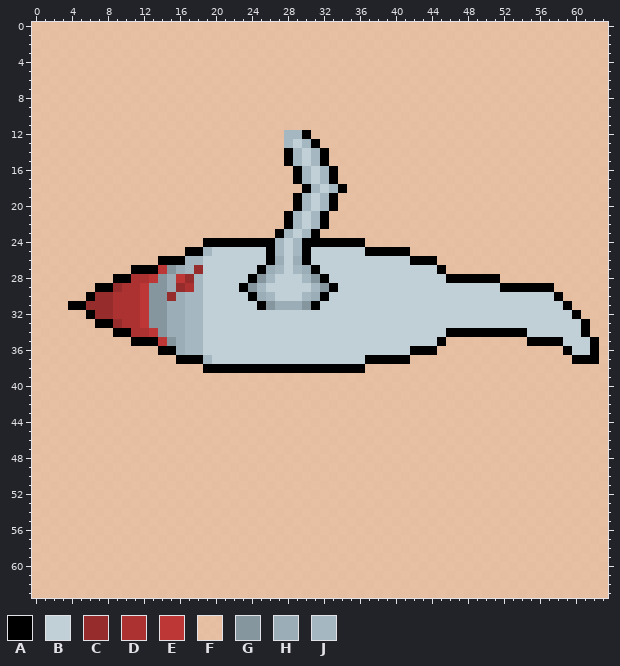
Pixel-art file, stored at Art Archive/Project Files/3_Divebomber Bat/divebomber_bat-default.aseprite. Above: the version before the commit.
64x64 pixels, 1 frame.
Visible layers, top first: "Group 1/arm", "body/base", "body/eye", "body/basecolor", "misc/bg2" opacity 84%.
Palette (. is transparent): A #000000  B #c1cfd6  C #962c2c  D #ac3232  E #bd3737  F #eec39ad6  G #86969e  H #9badb7  J #a5b8c2
Pixels before (only the part around the change), first column x 0:
 0 FFFFFFFFFFFFFFFFFFFFFFFFFFFFFFFFFFFFFFFFFFFFFFFFFFFFFFFFFFFFFFFF
 1 FFFFFFFFFFFFFFFFFFFFFFFFFFFFFFFFFFFFFFFFFFFFFFFFFFFFFFFFFFFFFFFF
 2 FFFFFFFFFFFFFFFFFFFFFFFFFFFFFFFFFFFFFFFFFFFFFFFFFFFFFFFFFFFFFFFF
 3 FFFFFFFFFFFFFFFFFFFFFFFFFFFFFFFFFFFFFFFFFFFFFFFFFFFFFFFFFFFFFFFF
 4 FFFFFFFFFFFFFFFFFFFFFFFFFFFFFFFFFFFFFFFFFFFFFFFFFFFFFFFFFFFFFFFF
 5 FFFFFFFFFFFFFFFFFFFFFFFFFFFFFFFFFFFFFFFFFFFFFFFFFFFFFFFFFFFFFFFF
 6 FFFFFFFFFFFFFFFFFFFFFFFFFFFFFFFFFFFFFFFFFFFFFFFFFFFFFFFFFFFFFFFF
 7 FFFFFFFFFFFFFFFFFFFFFFFFFFFFFFFFFFFFFFFFFFFFFFFFFFFFFFFFFFFFFFFF
 8 FFFFFFFFFFFFFFFFFFFFFFFFFFFFFFFFFFFFFFFFFFFFFFFFFFFFFFFFFFFFFFFF
 9 FFFFFFFFFFFFFFFFFFFFFFFFFFFFFFFFFFFFFFFFFFFFFFFFFFFFFFFFFFFFFFFF
10 FFFFFFFFFFFFFFFFFFFFFFFFFFFFFFFFFFFFFFFFFFFFFFFFFFFFFFFFFFFFFFFF
11 FFFFFFFFFFFFFFFFFFFFFFFFFFFFFFFFFFFFFFFFFFFFFFFFFFFFFFFFFFFFFFFF
12 FFFFFFFFFFFFFFFFFFFFFFFFFFFFJJAFFFFFFFFFFFFFFFFFFFFFFFFFFFFFFFFF
13 FFFFFFFFFFFFFFFFFFFFFFFFFFFFJBJAFFFFFFFFFFFFFFFFFFFFFFFFFFFFFFFF
14 FFFFFFFFFFFFFFFFFFFFFFFFFFFFAJBJAFFFFFFFFFFFFFFFFFFFFFFFFFFFFFFF
15 FFFFFFFFFFFFFFFFFFFFFFFFFFFFAJBJAFFFFFFFFFFFFFFFFFFFFFFFFFFFFFFF
16 FFFFFFFFFFFFFFFFFFFFFFFFFFFFFAJBJAFFFFFFFFFFFFFFFFFFFFFFFFFFFFFF
17 FFFFFFFFFFFFFFFFFFFFFFFFFFFFFAJBJAFFFFFFFFFFFFFFFFFFFFFFFFFFFFFF
18 FFFFFFFFFFFFFFFFFFFFFFFFFFFFFFAJBJAFFFFFFFFFFFFFFFFFFFFFFFFFFFFF
19 FFFFFFFFFFFFFFFFFFFFFFFFFFFFFAJBJAFFFFFFFFFFFFFFFFFFFFFFFFFFFFFF
20 FFFFFFFFFFFFFFFFFFFFFFFFFFFFFAJBJAFFFFFFFFFFFFFFFFFFFFFFFFFFFFFF
21 FFFFFFFFFFFFFFFFFFFFFFFFFFFFAJBJAFFFFFFFFFFFFFFFFFFFFFFFFFFFFFFF
22 FFFFFFFFFFFFFFFFFFFFFFFFFFFFAJBJAFFFFFFFFFFFFFFFFFFFFFFFFFFFFFFF
23 FFFFFFFFFFFFFFFFFFFFFFFFFFFAJBJAFFFFFFFFFFFFFFFFFFFFFFFFFFFFFFFF
24 FFFFFFFFFFFFFFFFFFFAAAAAAAAJBJAAAAAAAFFFFFFFFFFFFFFFFFFFFFFFFFFF
25 FFFFFFFFFFFFFFFFFAAJBBBBBBAJBJABBBBBBAAAAAFFFFFFFFFFFFFFFFFFFFFF
26 FFFFFFFFFFFFFFAAAJJBBBBBBBAHBHABBBBBBBBBBBAAAFFFFFFFFFFFFFFFFFFF
27 FFFFFFFFFFFAAAEGHJCBBBBBBAHJBJHABBBBBBBBBBBBBAFFFFFFFFFFFFFFFFFF
28 FFFFFFFFFAADDEGHECJBBBBBAGJBBBJGABBBBBBBBBBBBBAAAAAAFFFFFFFFFFFF
29 FFFFFFFAACDDEGGHCDJBBBBAGJBBBBBJGABBBBBBBBBBBBBBBBBBAAAAAAFFFFFF
30 FFFFFFACCDDDEGGCHJJBBBBBAHJBBBJHABBBBBBBBBBBBBBBBBBBBBBBBBAFFFFF
31 FFFFAACCCDDDEGGHHJJBBBBBBAGHHHGABBBBBBBBBBBBBBBBBBBBBBBBBBBAFFFF
32 FFFFFFACCDDDEGGHHJJBBBBBBBBBBBBBBBBBBBBBBBBBBBBBBBBBBBBBBBBBAFFF
33 FFFFFFFAACDDEGGHHJJBBBBBBBBBBBBBBBBBBBBBBBBBBBBBBBBBBBBBBBBBBAFF
34 FFFFFFFFFAADDEGHHJJBBBBBBBBBBBBBBBBBBBBBBBBBBBAAAAAAAAABBBBBBAFF
35 FFFFFFFFFFFAAAEGHJJBBBBBBBBBBBBBBBBBBBBBBBBBBAFFFFFFFFFAAAABBBAF
36 FFFFFFFFFFFFFFAAHJJBBBBBBBBBBBBBBBBBBBBBBBAAAFFFFFFFFFFFFFFABBAF
37 FFFFFFFFFFFFFFFFAAAJBBBBBBBBBBBBBBBBBAAAAAFFFFFFFFFFFFFFFFFFAAAF
38 FFFFFFFFFFFFFFFFFFFAAAAAAAAAAAAAAAAAAFFFFFFFFFFFFFFFFFFFFFFFFFFF
39 FFFFFFFFFFFFFFFFFFFFFFFFFFFFFFFFFFFFFFFFFFFFFFFFFFFFFFFFFFFFFFFF
40 FFFFFFFFFFFFFFFFFFFFFFFFFFFFFFFFFFFFFFFFFFFFFFFFFFFFFFFFFFFFFFFF
41 FFFFFFFFFFFFFFFFFFFFFFFFFFFFFFFFFFFFFFFFFFFFFFFFFFFFFFFFFFFFFFFF
Now the later version:
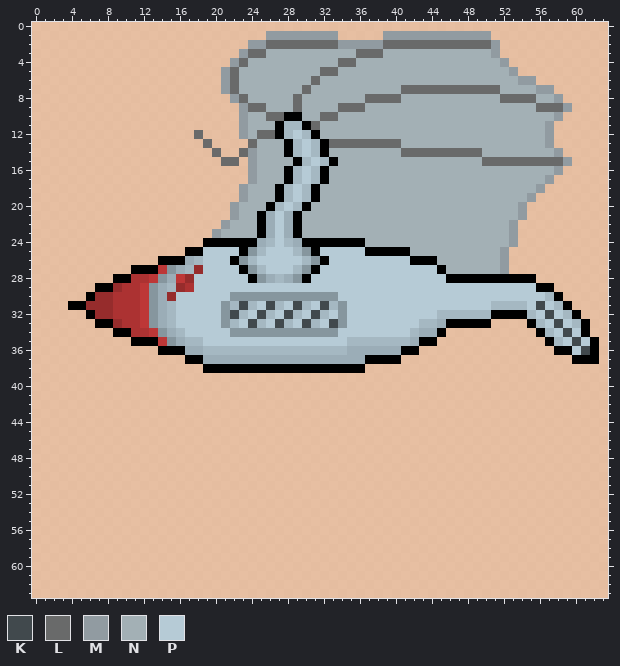
Colours new in this view: K #41494d  L #696a6a  M #919ba1  N #a3b0b5  P #b6cbd6
Commit message: Update divebomber_bat-default.aseprite revised some aspects of the shaded bits, added vent to chassis and blade/claw detail to leg
The exact change:
layer "body/vent" added
layer "body/blades" added
layer "wingzone/wing" added
layer "wingzone/arm" added
layer "wingzone/fingies" added
layer "Group 1/arm" removed
y 1: x 26..33 FFFFFFFF -> MMMMMMMM; x 39..50 FFFFFFFFFFFF -> MMMMMMMMMMMM
y 2: x 24..51 FFFFFFFFFFFFFFFFFFFFFFFFFFFF -> MMLLLLLLLLMMMMMLLLLLLLLLLLLM
y 3: x 23..51 FFFFFFFFFFFFFFFFFFFFFFFFFFFFF -> MLLNNNNNNNNNNLLLNNNNNNNNNNNNM
y 4: x 22..52 FFFFFFFFFFFFFFFFFFFFFFFFFFFFFFF -> MLNNNNNNNNNNLLNNNNNNNNNNNNNNNNM
y 5: x 21..53 FFFFFFFFFFFFFFFFFFFFFFFFFFFFFFFFF -> MLNNNNNNNNNLLNNNNNNNNNNNNNNNNNNNM
y 6: x 21..55 FFFFFFFFFFFFFFFFFFFFFFFFFFFFFFFFFFF -> MLNNNNNNNNLNNNNNNNNNNNNNNNNNNNNNNMM
y 7: x 21..57 FFFFFFFFFFFFFFFFFFFFFFFFFFFFFFFFFFFFF -> MLNNNNNNNLNNNNNNNNNNLLLLLLLLLLLNNNNMM
y 8: x 22..58 FFFFFFFFFFFFFFFFFFFFFFFFFFFFFFFFFFFFF -> MLNNNNNLNNNNNNNLLLLNNNNNNNNNNNLLLLNNM
y 9: x 23..59 FFFFFFFFFFFFFFFFFFFFFFFFFFFFFFFFFFFFF -> MLLNNNLNNNNLLLNNNNNNNNNNNNNNNNNNNLLLM
y 10: x 23..58 FFFFFFFFFFFFFFFFFFFFFFFFFFFFFFFFFFFF -> MNNLLAANNLLNNNNNNNNNNNNNNNNNNNNNNNNM
y 11: x 23..57 FFFFFFFFFFFFFFFFFFFFFFFFFFFFFFFFFFF -> MNNNAJJALNNNNNNNNNNNNNNNNNNNNNNNNNM
y 12: x 18 F -> L; x 23..27 FFFFF -> MNLLA; x 29..57 JAFFFFFFFFFFFFFFFFFFFFFFFFFFF -> PJANNNNNNNNNNNNNNNNNNNNNNNNNM
y 13: x 19 F -> L; x 24..57 FFFFJBJAFFFFFFFFFFFFFFFFFFFFFFFFFF -> LNNNAJPJALLLLLLLLNNNNNNNNNNNNNNNNM
y 14: x 20 F -> L; x 23..27 FFFFF -> LMNNN; x 30 B -> P; x 33..58 FFFFFFFFFFFFFFFFFFFFFFFFFF -> NNNNNNNNLLLLLLLLLNNNNNNNNM
y 15: x 21..22 FF -> LL; x 24..59 FFFFAJBJAFFFFFFFFFFFFFFFFFFFFFFFFFFF -> MNNNNAJPJANNNNNNNNNNNNNNNNLLLLLLLLLM
y 16: x 24..58 FFFFFAJBJAFFFFFFFFFFFFFFFFFFFFFFFFF -> MNNNAJPJANNNNNNNNNNNNNNNNNNNNNNNNNM
y 17: x 24..57 FFFFFAJBJAFFFFFFFFFFFFFFFFFFFFFFFF -> MNNNAJPJANNNNNNNNNNNNNNNNNNNNNNNNM
y 18: x 23..56 FFFFFFFAJBJAFFFFFFFFFFFFFFFFFFFFFF -> MNNNAJPJANNNNNNNNNNNNNNNNNNNNNNNNM
y 19: x 23..29 FFFFFFA -> MNNNAJP; x 31..55 BJAFFFFFFFFFFFFFFFFFFFFFF -> ANNNNNNNNNNNNNNNNNNNNNNNM
y 20: x 22..54 FFFFFFFAJBJAFFFFFFFFFFFFFFFFFFFFF -> MNNNAJPJANNNNNNNNNNNNNNNNNNNNNNNM
y 21: x 22..54 FFFFFFAJBJAFFFFFFFFFFFFFFFFFFFFFF -> MNNAHPHANNNNNNNNNNNNNNNNNNNNNNNNM
y 22: x 21..53 FFFFFFFAJBJAFFFFFFFFFFFFFFFFFFFFF -> MNNNAHPHANNNNNNNNNNNNNNNNNNNNNNNM
y 23: x 20..53 FFFFFFFAJBJAFFFFFFFFFFFFFFFFFFFFFF -> MNNNNAHPHANNNNNNNNNNNNNNNNNNNNNNNM
y 24: x 25..29 AAJBJ -> HJPJH; x 37..53 FFFFFFFFFFFFFFFFF -> NNNNNNNNNNNNNNNNM
y 25: x 19..28 JBBBBBBAJB -> PPPPAGJPPP; x 30..36 ABBBBBB -> GAPPPPP; x 42..52 FFFFFFFFFFF -> NNNNNNNNNNM
y 26: x 17 J -> H; x 19..41 BBBBBBBAHBHABBBBBBBBBBB -> PPPAGJPPPPPJGAPPPPPPPPP; x 45..52 FFFFFFFF -> NNNNNNNM
y 27: x 19..28 BBBBBBAHJB -> PPPPAGJPPP; x 30 H -> G; x 32..44 BBBBBBBBBBBBB -> PPPPPPPPPPPPP; x 46..52 FFFFFFF -> NNNNNNM
y 28: x 18..23 JBBBBB -> PPPPPP; x 26..45 JBBBJGABBBBBBBBBBBBB -> HJHGAPPPPPPPPPPPPPPP; x 52..55 FFFF -> AAAA
y 29: x 14..15 GH -> HJ; x 18..55 JBBBBAGJBBBBBJGABBBBBBBBBBBBBBBBBBAAAA -> PPPPPPPPPPPPPPPPPPPPPPPPPPPPPPPPPPPPPP
y 30: x 14 G -> H; x 16..57 HJJBBBBBAHJBBBJHABBBBBBBBBBBBBBBBBBBBBBBBB -> PPPPPPGGGGGGGGGGGGPPPPPPPPPPPPPPPPPPPPPPPJ
y 31: x 14..58 GHHJJBBBBBBAGHHHGABBBBBBBBBBBBBBBBBBBBBBBBBBB -> HJPPPPPGJKJPKJPKJPKJGPPPPPPPPPPPPPPPPJJJJPKPJ
y 32: x 14..59 GHHJJBBBBBBBBBBBBBBBBBBBBBBBBBBBBBBBBBBBBBBBBB -> HJPPPPPGKJPKJPKJPKJPGPPPPPPPPPPJJJJJJAAAAJPKPJ
y 33: x 14..60 GHHJJBBBBBBBBBBBBBBBBBBBBBBBBBBBBBBBBBBBBBBBBBB -> HJPPPPPGJPKJPKJPKJPKGPPPPPPPPJJHAAAAAFFFFAJPKPJ
y 34: x 16..60 HJJBBBBBBBBBBBBBBBBBBBBBBBBBBBAAAAAAAAABBBBBB -> JPPPPPGGGGGGGGGGGGPPPPPPPPJHHAFFFFFFFFFFAJPKP
y 35: x 19..45 BBBBBBBBBBBBBBBBBBBBBBBBBBA -> PPPPPPPPPPPPPPPPJJJJJJJHAAF; x 55..56 AA -> FF; x 58..61 ABBB -> JPKP
y 36: x 16..41 HJJBBBBBBBBBBBBBBBBBBBBBBB -> AHHJJJJJJJJJJJJJJJJHHHHHHA; x 43..44 AA -> FF; x 58 F -> A; x 60..61 BB -> PK
y 37: x 16 A -> F; x 19..36 JBBBBBBBBBBBBBBBBB -> HHHHHHHHHHHHHHHHHH; x 41 A -> F
Pixel boxes of the changes (left, top, right, bottom) in both pictures:
changed: (158, 31, 590, 364)
